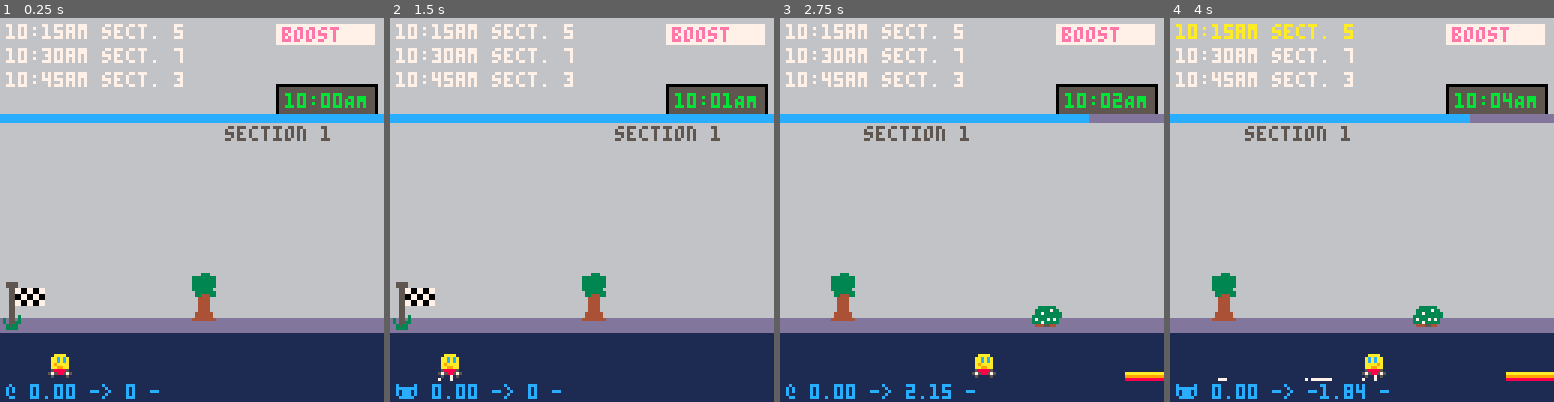
Above: before the commit, frames 1-4 (left to right).
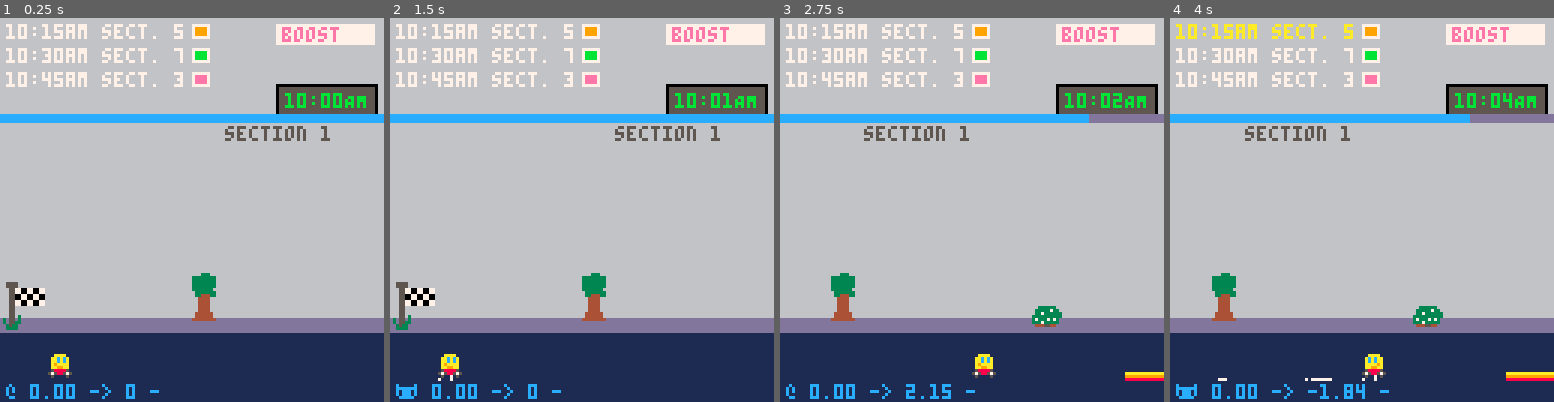
Above: after the commit, the same moments.

Repository: broquaint/pico8-carts
Game: PICO-8 cartridge racer.p8
The game is run twice, just before and just after one commit, with the same random seed, the same clock (stepped at 60 frames per second) and the same inputs.
Inputs:
- Up to frame 1 (0.25 s): no input
- Up to frame 2 (1.5 s): tap X (X key) at 0.33, 1.07 s; tap O (Z key) at 0.7 s
- Up to frame 3 (2.75 s): hold Right 1.6-2.1 s; tap O (Z key) at 1.7, 2.1, 2.5 s; tap X (X key) at 1.85 s; hold Up 2.15-2.42 s; hold Right from 2.47 s (still down)
- Up to frame 4 (4 s): tap O (Z key) at 2.9, 3.3, 3.7 s; tap X (X key) at 2.97 s; release Right at 3.03 s; hold Left 3.08-3.58 s; hold Down 3.63-3.97 s

The runs differ from the first frame. In frame 1, 0.5% of the frame differs, in the area x 50-55%, y 1-18%; in frame 2, 0.5%; in frame 3, 0.5%; in frame 4, 0.5%.

Commit message:
Provide indication of delivery section colour

Diff:
--- a/racer.p8
+++ b/racer.p8
@@ -811,8 +811,11 @@
       local d      = car.deliveries[idx]
       local before = '10:' .. d.due .. 'am'
       local rem    = d.due - t()
+      local del_y  = (idx-1) * 8 + 2
       local col    = rem > 12 and white or rem > 6 and yellow or rem > 0 and salmon or red
-      print(before .. ' sect. '..d.section.id, 2, (idx-1) * 8 + 2, col)
+      print(before .. ' sect. '..d.section.id, 2, del_y, col)
+      rectfill(64, del_y, 69, del_y + 4, white)
+      rectfill(65, del_y+1, 68, del_y + 3, d.section.colour)
    end
 
    local dbg = DEBUG and '🐱' or '@'
